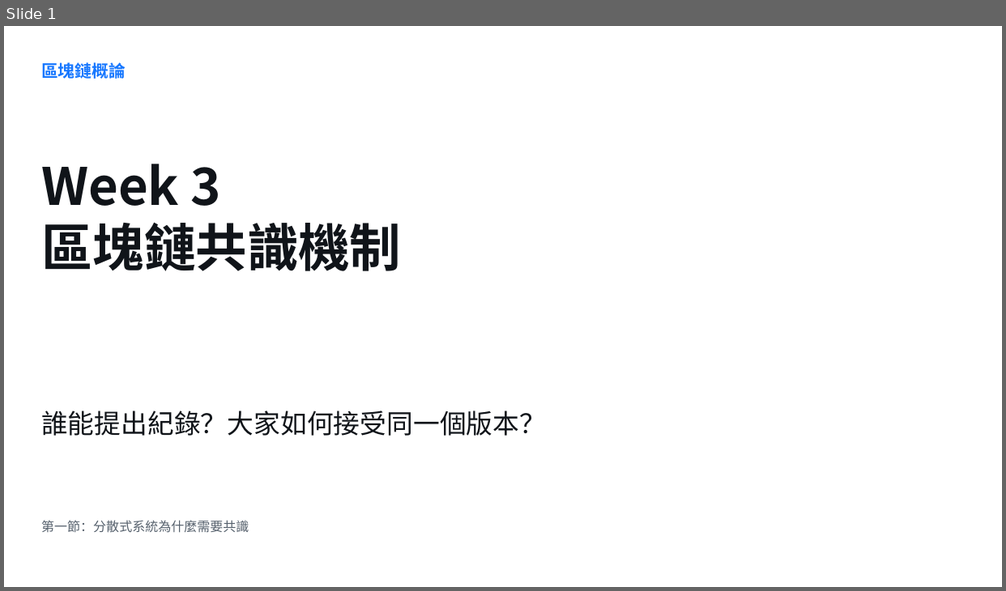
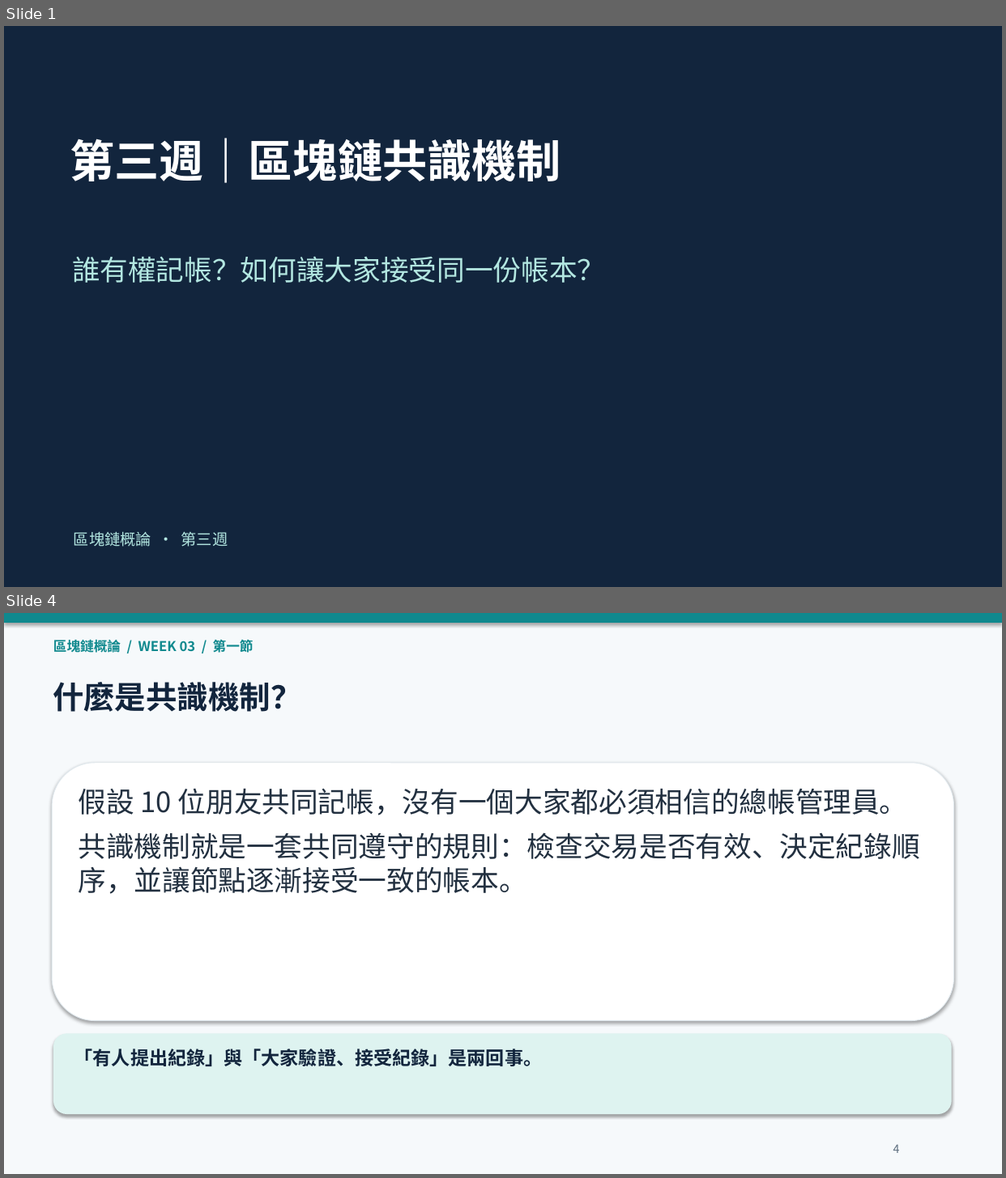
Before and after one commit to tinachiukc/blockchain-course, a slide deck: materials/Week03_區塊鏈共識機制_授課簡報.pptx. Shown one above the other, each under a label of ours: slide 1 before the commit, slides 1 and 4 after it; the slides between them are not shown. The pictures are 1006x591 and 1006x1178 pixels, drawn with LibreOffice and Linux fonts; fonts in the diff are those of the drawing. Boxes give left, top, right and bottom in pixels: in the first picture for what was removed or moved away, otherwise in the second. Text is boxed around its words. In the diff, an @@ line names an element or a change of style, - is before the commit and + after.

```diff
--- a/materials/Week03_區塊鏈共識機制_授課簡報.pptx
+++ b/materials/Week03_區塊鏈共識機制_授課簡報.pptx
@@ slide 4 added at (4, 613, 1002, 1174), background #F6F9FB @@
@@ rectangle added at (4, 613, 1002, 623), fill #10898E @@
@@ text added at (53, 637, 253, 655), 13 pt, text #10898E, bold @@
+區塊鏈概論 / WEEK 03 / 第一節
@@ text added at (53, 682, 302, 712), 30 pt, text #12253D, bold @@
+什麼是共識機制？
@@ rounded rectangle added at (52, 763, 954, 1021), fill #FFFFFF, outline #E0E8ED 0.75 pt @@
@@ text added at (78, 788, 920, 894), 27 pt, text #223040 @@
+假設 10 位朋友共同記帳，沒有一個大家都必須相信的總帳管理員。
+共識機制就是一套共同遵守的規則：檢查交易是否有效、決定紀錄順序，並讓節點逐漸接受一致的帳本。
@@ rounded rectangle added at (53, 1033, 952, 1114), fill #DEF3F0 @@
@@ text added at (74, 1049, 542, 1067), 18 pt, text #12253D, bold @@
+「有人提出紀錄」與「大家驗證、接受紀錄」是兩回事。
@@ text added at (893, 1144, 900, 1153), 11 pt, text #5C6D7D @@
+4
@@ slide 1 changed as well @@
@@ background #FFFFFF to #12253D @@
@@ text at (70, 138, 560, 183): text changed; size 49.5 to 43 pt; text colour #101419 to #FFFFFF @@
-Week 3
-區塊鏈共識機制
+第三週｜區塊鏈共識機制
@@ text at (72, 256, 605, 283): text changed; size 25.5 to 27 pt; text colour #101419 to #B3E7E1 @@
-誰能提出紀錄？大家如何接受同一個版本？
+誰有權記帳？如何讓大家接受同一份帳本？
@@ text removed at (41, 520, 249, 533) @@
-第一節：分散式系統為什麼需要共識
@@ text at (74, 532, 228, 547): text changed; size 16.3 to 15 pt; text colour #1677FF to #B3E7E1; bold off @@
-區塊鏈概論
+區塊鏈概論 · 第三週
```
Also in this commit, not shown: 43 other slides added, 32 slides removed.
